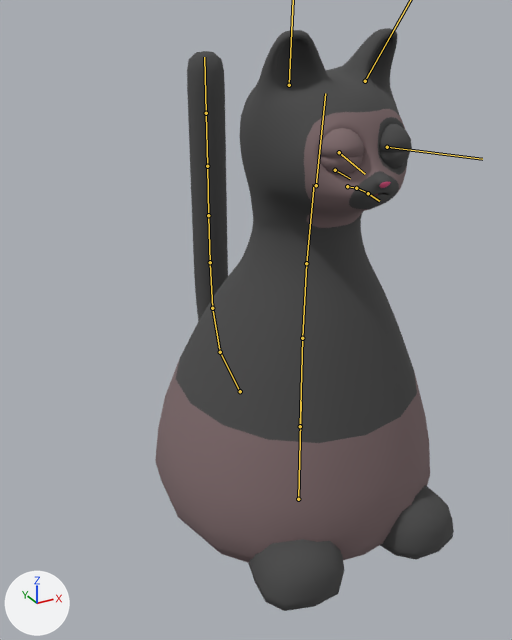
An edit to the FBX model ludum-dare-48/Assets/Models/cat.fbx, drawn before and after from the same camera.
The view is the same before and after, from a 50 mm lens placed at (-2.14, -3.29, 3.04), pointed at (-0.09, 0.44, 1.18). Every picture has the same lights, and +X, +Y and +Z are marked at lower left. The bones that bend it are drawn over the model as lines.

In view in the first picture: 'Cat'.
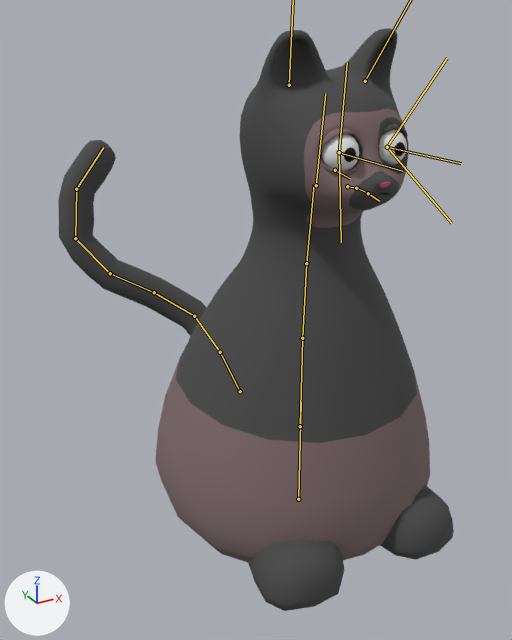
The newer file adds an action. The first version stands in its rest pose; the second is drawn at frame 85 of the action 'Skeleton|IdleTail'.

Where the change shows, as pixel boxes [x1, y1, x2, y2] in the pictures (512 x 640 px):
```json
{"object": "Cat", "change": "posed", "before": [155, 28, 454, 611], "after": [58, 28, 454, 611], "on screen": "32% wider"}
{"bone": "eye.r", "before": "(387, 147) to (482, 159)", "after": "(387, 147) to (461, 163)"}
{"bone": "eye.l", "before": "(339, 152) to (365, 174)", "after": "(339, 152) to (402, 171)"}
{"bone": "eyelid.up.r", "before": "(387, 147) to (482, 159)", "after": "(387, 147) to (447, 58)"}
{"bone": "eyelid.up.l", "before": "(339, 152) to (365, 174)", "after": "(339, 152) to (347, 62)"}
{"bone": "eyelid.down.r", "before": "(387, 147) to (482, 159)", "after": "(387, 147) to (451, 223)"}
{"bone": "eyelid.down.l", "before": "(339, 152) to (365, 174)", "after": "(339, 152) to (341, 242)"}
{"bone": "tail.001", "before": "(220, 352) to (212, 308)", "after": "(220, 352) to (194, 316)"}
{"bone": "tail.002", "before": "(212, 308) to (210, 262)", "after": "(194, 316) to (154, 292)"}
{"bone": "tail.003", "before": "(210, 262) to (208, 215)", "after": "(154, 292) to (110, 273)"}
{"bone": "tail.004", "before": "(208, 215) to (207, 166)", "after": "(110, 273) to (75, 238)"}
{"bone": "tail.005", "before": "(207, 166) to (206, 113)", "after": "(75, 238) to (76, 189)"}
{"bone": "tail.006", "before": "(206, 113) to (204, 57)", "after": "(76, 189) to (103, 147)"}
```

Scene script edits in JSON lines:
```json
{"block": "bone_eye_r", "where": "bone_eye_r = bpy.data.objects['Skeleton'].pose.bones['eye.r']  # child of 'head'"}
{"op": "set", "path": "bone_eye_r.rotation_quaternion", "old": "(1.0, 0.0, 0.0, 0.0)", "new": "(0.985, 0.004, 0.0, -0.175)", "note": "degrees (0, 0, 0) -> degrees (0, 0, -20)"}
{"block": "bone_eye_l", "where": "bone_eye_l = bpy.data.objects['Skeleton'].pose.bones['eye.l']  # child of 'head'"}
{"op": "set", "path": "bone_eye_l.rotation_quaternion", "old": "(1.0, 0.0, 0.0, 0.0)", "new": "(0.985, 0.004, 0.0, 0.175)", "note": "degrees (0, 0, 0) -> degrees (0, 0, 20)"}
{"block": "bone_eyelid_up_r", "where": "bone_eyelid_up_r = bpy.data.objects['Skeleton'].pose.bones['eyelid.up.r']  # child of 'head'"}
{"op": "set", "path": "bone_eyelid_up_r.rotation_quaternion", "old": "(1.0, 0.0, 0.0, 0.0)", "new": "(0.855, 0.496, -0.146, -0.035)", "note": "degrees (0, 0, 0) -> degrees (62, -12, -12)"}
{"block": "bone_eyelid_up_l", "where": "bone_eyelid_up_l = bpy.data.objects['Skeleton'].pose.bones['eyelid.up.l']  # child of 'head'"}
{"op": "set", "path": "bone_eyelid_up_l.rotation_quaternion", "old": "(1.0, 0.0, 0.0, 0.0)", "new": "(0.855, 0.496, 0.146, 0.035)", "note": "degrees (0, 0, 0) -> degrees (62, 12, 12)"}
{"block": "bone_eyelid_down_r", "where": "bone_eyelid_down_r = bpy.data.objects['Skeleton'].pose.bones['eyelid.down.r']  # child of 'head'"}
{"op": "set", "path": "bone_eyelid_down_r.rotation_quaternion", "old": "(1.0, 0.0, 0.0, 0.0)", "new": "(0.925, -0.372, 0.065, 0.034)", "note": "degrees (0, 0, 0) -> degrees (-44, 8, 1)"}
{"block": "bone_eyelid_down_l", "where": "bone_eyelid_down_l = bpy.data.objects['Skeleton'].pose.bones['eyelid.down.l']  # child of 'head'"}
{"op": "set", "path": "bone_eyelid_down_l.rotation_quaternion", "old": "(1.0, 0.0, 0.0, 0.0)", "new": "(0.925, -0.372, -0.065, -0.034)", "note": "degrees (0, 0, 0) -> degrees (-44, -8, -1)"}
{"block": "bone_tail_001", "where": "bone_tail_001 = bpy.data.objects['Skeleton'].pose.bones['tail.001']  # child of 'tail.root'"}
{"op": "set", "path": "bone_tail_001.rotation_quaternion", "old": "(1.0, 0.0, 0.0, 0.0)", "new": "(0.953, -0.173, -0.163, 0.188)", "note": "degrees (0, 0, 0) -> degrees (-24, -14, 25)"}
{"block": "bone_tail_002", "where": "bone_tail_002 = bpy.data.objects['Skeleton'].pose.bones['tail.002']  # child of 'tail.001'"}
{"op": "set", "path": "bone_tail_002.rotation_quaternion", "old": "(1.0, 0.0, 0.0, 0.0)", "new": "(0.972, 0.023, -0.09, 0.216)", "note": "degrees (0, 0, 0) -> degrees (0, -11, 25)"}
{"block": "bone_tail_003", "where": "bone_tail_003 = bpy.data.objects['Skeleton'].pose.bones['tail.003']  # child of 'tail.002'"}
{"op": "set", "path": "bone_tail_003.rotation_quaternion", "old": "(1.0, 0.0, 0.0, 0.0)", "new": "(0.998, 0.008, 0.018, 0.058)", "note": "degrees (0, 0, 0) -> degrees (1, 2, 7)"}
{"block": "bone_tail_004", "where": "bone_tail_004 = bpy.data.objects['Skeleton'].pose.bones['tail.004']  # child of 'tail.003'"}
{"op": "set", "path": "bone_tail_004.rotation_quaternion", "old": "(1.0, 0.0, 0.0, 0.0)", "new": "(0.967, 0.029, 0.155, -0.201)", "note": "degrees (0, 0, 0) -> degrees (0, 18, -24)"}
{"block": "bone_tail_005", "where": "bone_tail_005 = bpy.data.objects['Skeleton'].pose.bones['tail.005']  # child of 'tail.004'"}
{"op": "set", "path": "bone_tail_005.rotation_quaternion", "old": "(1.0, 0.0, 0.0, 0.0)", "new": "(0.908, 0.156, 0.157, -0.356)", "note": "degrees (0, 0, 0) -> degrees (11, 23, -41)"}
{"block": "bone_tail_006", "where": "bone_tail_006 = bpy.data.objects['Skeleton'].pose.bones['tail.006']  # child of 'tail.005'"}
{"op": "set", "path": "bone_tail_006.rotation_quaternion", "old": "(1.0, 0.0, 0.0, 0.0)", "new": "(0.963, 0.142, 0.044, -0.223)", "note": "degrees (0, 0, 0) -> degrees (15, 8, -25)"}
```
